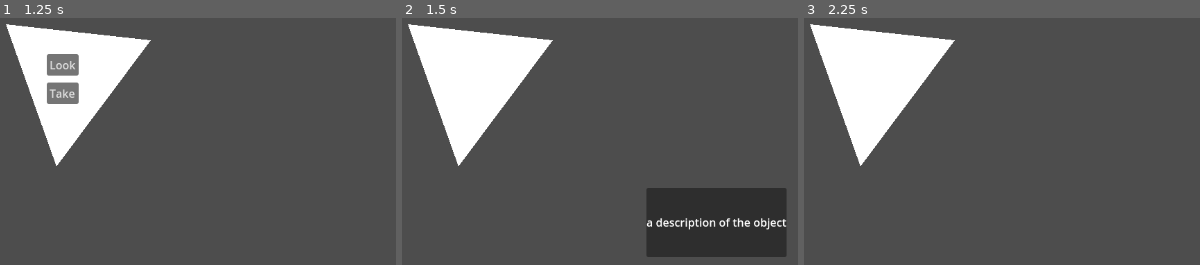
Above: before the commit, frames 1-3 (left to right).
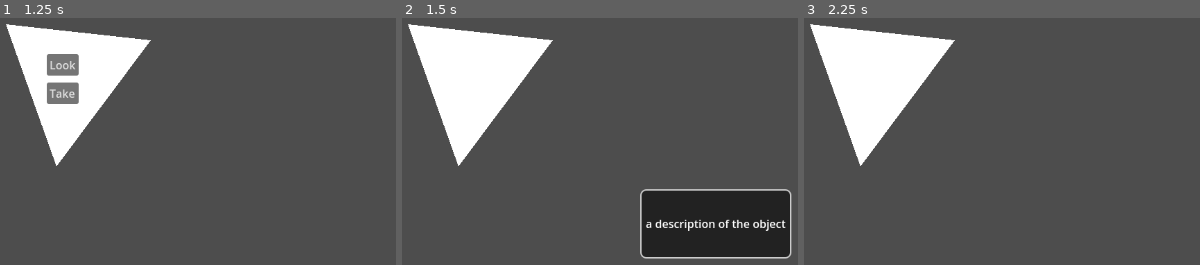
Above: after the commit, the same moments.

Repository: addsheep/godot-playground
Game: Godot game, scene res://main.tscn
The game is run twice, just before and just after one commit, with the same random seed, the same clock (stepped at 60 frames per second) and the same inputs.
Inputs (mouse positions are in pixels of both pictures, inside the frame that each line leads up to):
- Up to frame 1 (1.25 s): tap Enter at 0.5 s; move the mouse to (63, 79) at 0.52 s; press the mouse at (63, 79) at 0.53 s
- Up to frame 2 (1.5 s): release the mouse at (465, 79) at 1.25 s; click "Look" at 1.25 s
- Up to frame 3 (2.25 s): tap Space at 2 s; move the mouse to (958, 245) at 2.02 s; click (958, 245) at 2.1 s

Frame 1 is identical in both runs. In frame 2, 2.5% of the frame differs, in the area x 60-99%, y 68-98%; in frame 3, nothing differs.

Commit message:
text popup style

Diff:
--- a/src/common/text_popup.tscn
+++ b/src/common/text_popup.tscn
@@ -1,4 +1,19 @@
-[gd_scene format=3 uid="uid://ua0ghmjaouf"]
+[gd_scene load_steps=2 format=3 uid="uid://ua0ghmjaouf"]
+
+[sub_resource type="StyleBoxFlat" id="StyleBoxFlat_yaj0p"]
+content_margin_left = 8.0
+content_margin_top = 8.0
+content_margin_right = 8.0
+content_margin_bottom = 8.0
+bg_color = Color(0.133196, 0.133196, 0.133196, 1)
+border_width_left = 2
+border_width_top = 2
+border_width_right = 2
+border_width_bottom = 2
+corner_radius_top_left = 8
+corner_radius_top_right = 8
+corner_radius_bottom_right = 8
+corner_radius_bottom_left = 8
 
 [node name="TextPopup" type="CanvasLayer"]
 
@@ -8,14 +23,18 @@
 anchor_top = 0.5
 anchor_right = 0.5
 anchor_bottom = 0.5
-offset_left = -100.0
-offset_top = -50.0
-offset_right = 100.0
-offset_bottom = 50.0
+offset_left = -101.0
+offset_top = -48.0
+offset_right = 99.0
+offset_bottom = 52.0
 grow_horizontal = 2
 grow_vertical = 2
+theme_override_styles/panel = SubResource("StyleBoxFlat_yaj0p")
 
 [node name="Label" type="Label" parent="PanelContainer"]
 unique_name_in_owner = true
 layout_mode = 2
-text = "how are you?"
+text = "how are you?
+I'm fine.
+And you?
+I'm fine too."
